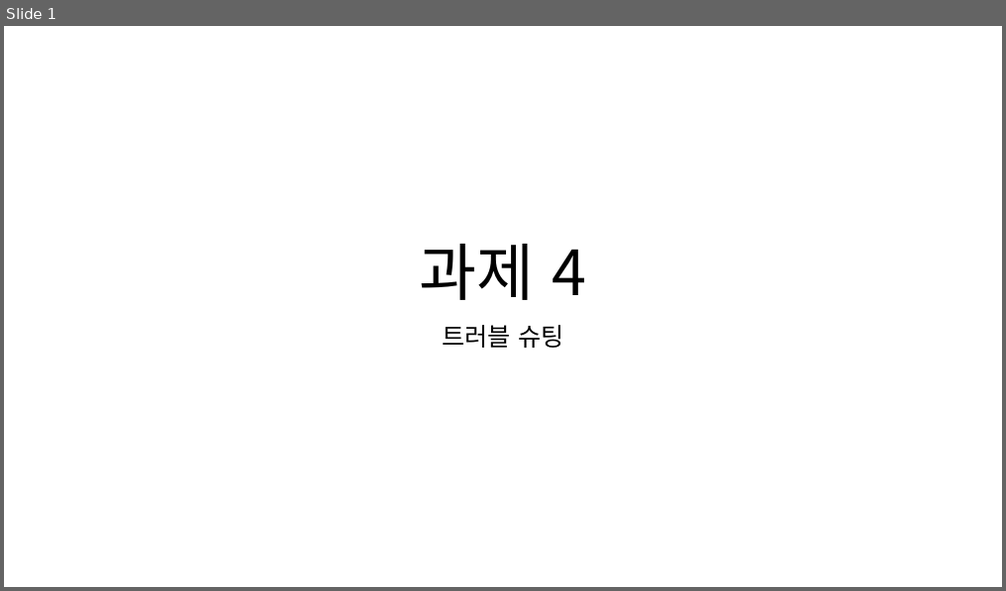
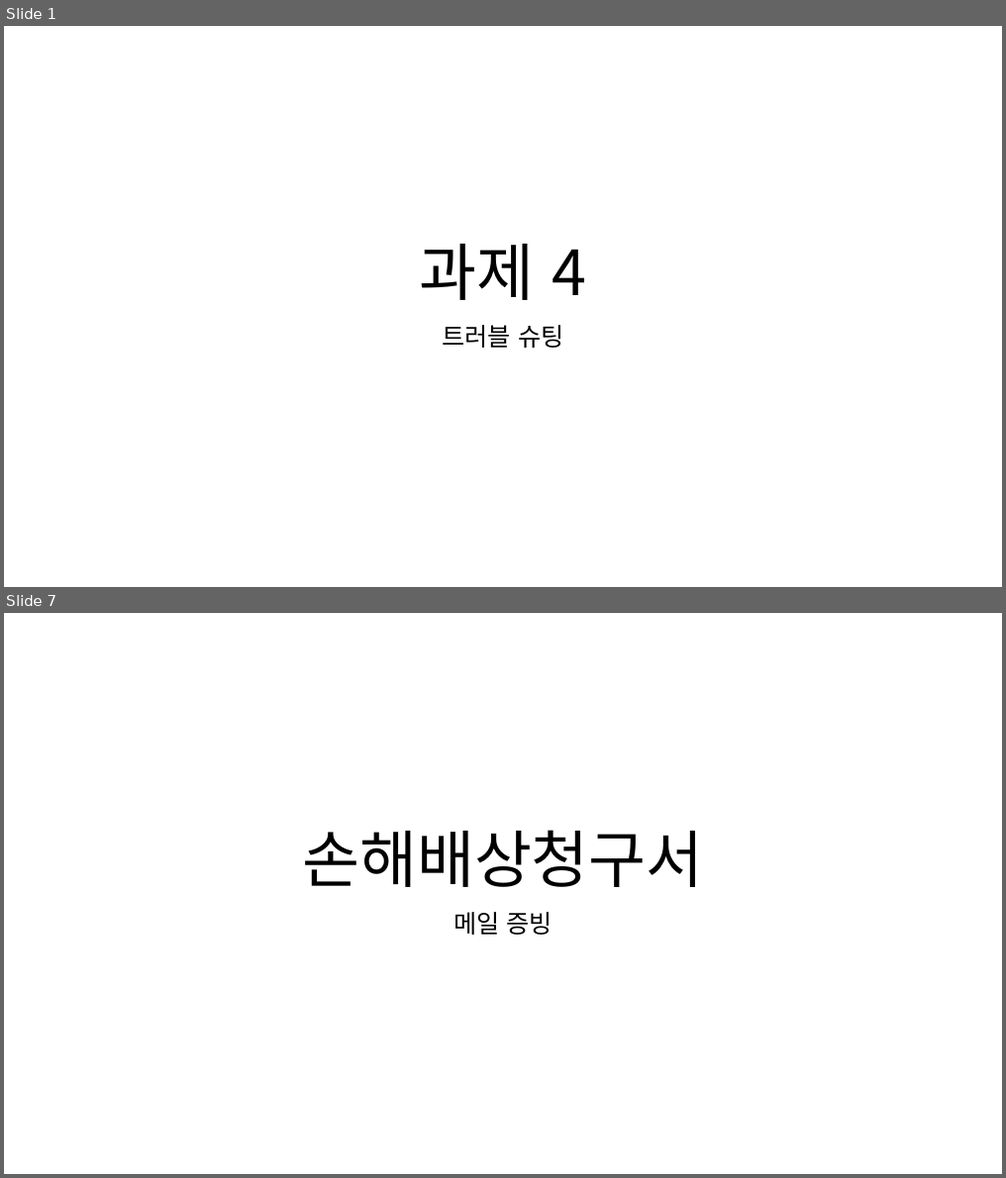
Before and after one commit to mong-head/commento_boot_camp_DBA, a slide deck: 과제4/과제 4.pptx. Shown one above the other, each under a label of ours: slide 1 before the commit, slides 1 and 7 after it; the slides between them are not shown. The pictures are 1006x591 and 1006x1178 pixels, drawn with LibreOffice and Linux fonts; fonts in the diff are those of the drawing. Boxes give left, top, right and bottom in pixels: in the first picture for what was removed or moved away, otherwise in the second. Text is boxed around its words. In the diff, an @@ line names an element or a change of style, - is before the commit and + after.

```diff
--- a/과제4/과제 4.pptx
+++ b/과제4/과제 4.pptx
@@ slide 7 added at (4, 613, 1002, 1174), background #FFFFFF @@
@@ title added at (302, 830, 704, 887), 60 pt, text #000000 @@
+손해배상청구서
@@ subtitle added at (453, 912, 551, 935), 24 pt, text #000000 @@
+메일 증빙
```
Also in this commit, not shown: 4 slides changed, 6 other slides added, 1 slide removed.
